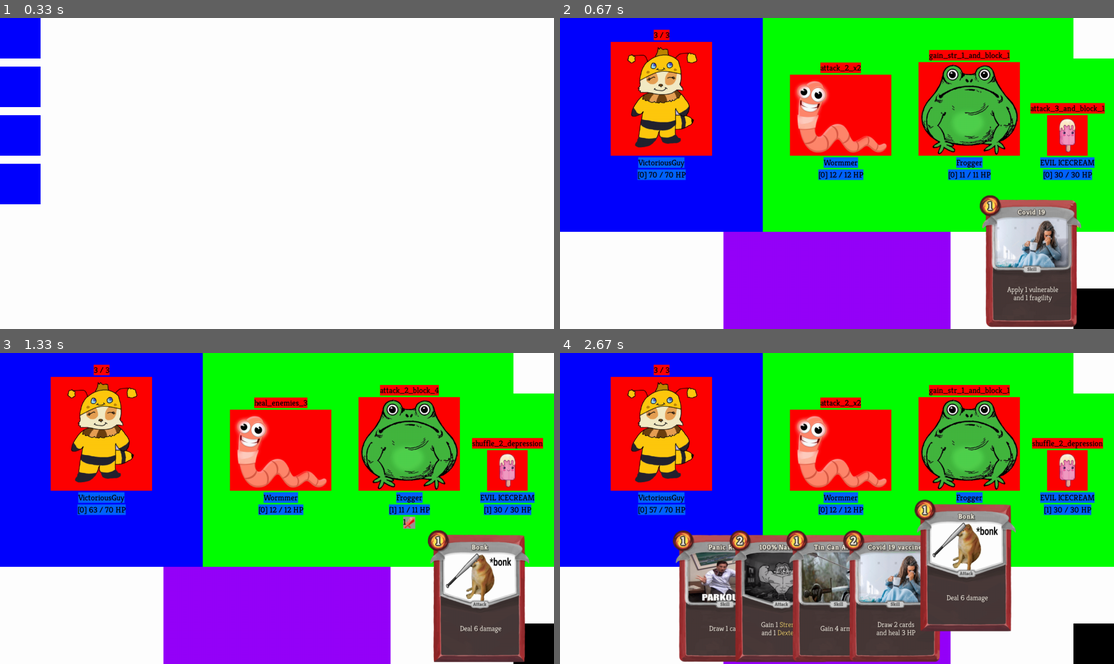
Above: before the commit, frames 1-4 (two rows, left to right).
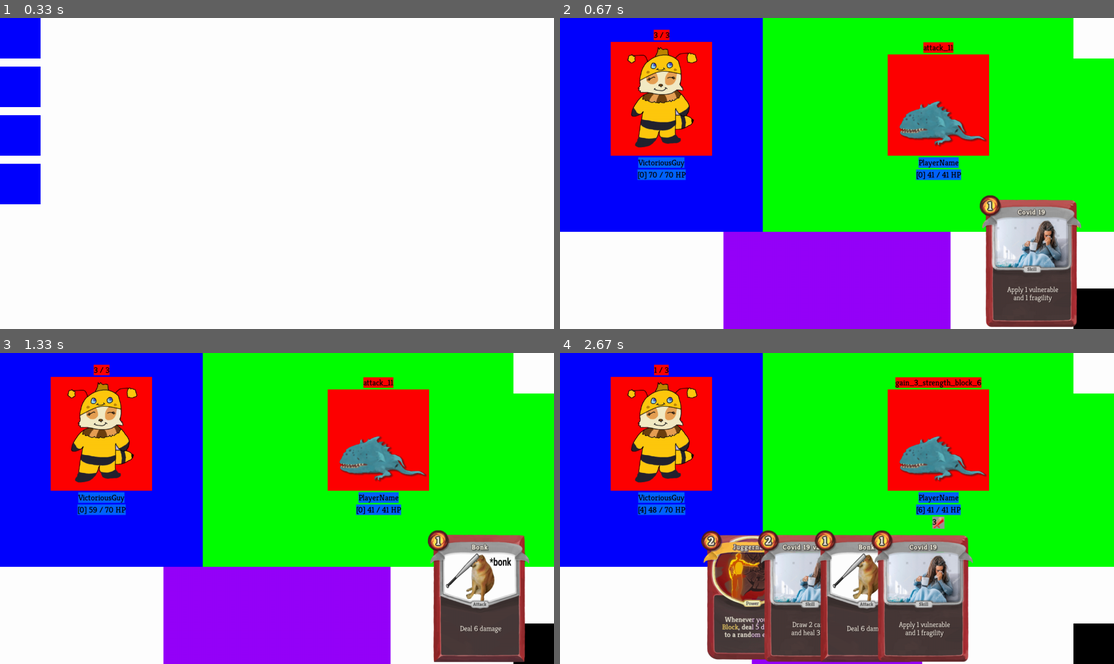
Above: after the commit, the same moments.

Repository: DawidKrolikiewicz/SlayTheSpire-WITH-PYGAME
Game: pygame game, started from CardGame/GameFolder/Code/main.py
The game is run twice, just before and just after one commit, with the same random seed, the same clock (stepped at 60 frames per second) and the same inputs.
Inputs (mouse positions are in pixels of both pictures, inside the frame that each line leads up to):
- Up to frame 1 (0.33 s): no input
- Up to frame 2 (0.67 s): press the mouse at (582, 36) at 0.37 s; move the mouse to (715, 151) at 0.47 s; release the mouse at (853, 263) at 0.6 s
- Up to frame 3 (1.33 s): press the mouse at (454, 595) at 0.7 s; move the mouse to (265, 595) at 0.8 s; release the mouse at (83, 598) at 0.93 s; press the mouse at (531, 642) at 1.03 s; move the mouse to (509, 617) at 1.13 s; release the mouse at (487, 589) at 1.27 s
- Up to frame 4 (2.67 s): press the mouse at (1091, 642) at 1.37 s; move the mouse to (942, 629) at 1.47 s; release the mouse at (787, 617) at 1.6 s; press the mouse at (1091, 642) at 1.7 s; move the mouse to (925, 517) at 1.8 s; release the mouse at (759, 393) at 1.93 s; press the mouse at (997, 595) at 2.03 s; move the mouse to (1019, 492) at 2.13 s; release the mouse at (1041, 390) at 2.27 s; press the mouse at (1097, 595) at 2.37 s; move the mouse to (953, 492) at 2.47 s; release the mouse at (809, 390) at 2.6 s

Frame 1 is identical in both runs. In frame 2, 15% of the frame differs, in the area x 41-99%, y 7-53%; in frame 3, 15%; in frame 4, 35%, in the area x 14-99%, y 3-100%.

Commit message:
SlayTheSpire Act 1 Eneemies
BUG: Juggernaut nie resetuje sie na combat end
UNFINISHED: Jaw Worm nie wybiera akcji tak jak w oryginale (na razie losuje :c)

Diff:
--- a/CardGame/GameFolder/Code/characterFile.py
+++ b/CardGame/GameFolder/Code/characterFile.py
@@ -6,12 +6,12 @@
 
 
 class Character(pygame.sprite.Sprite):
-    def __init__(self, name, health):
+    def __init__(self, name="PlayerName", health=70):
         # GAMEPLAY RELATED
         pygame.sprite.Sprite.__init__(self)
         self.name = name
         self.max_health = health
-        self.cur_health = health
+        self.cur_health = self.max_health
         self.block = 0
         self.dict_of_ongoing = {o.Effect.STRENGTH: o.Strength(),
                                 o.Effect.DEXTERITY: o.Dexterity(),
--- a/CardGame/GameFolder/Code/enemyFile.py
+++ b/CardGame/GameFolder/Code/enemyFile.py
@@ -7,8 +7,11 @@
 # ========================================= Enemy (superclass) =========================================
 
 class Enemy(characterFile.Character):
-    def __init__(self, name, health):
-        super().__init__(name, health)
+    def __init__(self):
+        super().__init__()
+        self.name = "Enemy"
+        self.max_health = 1
+        self.cur_health = self.max_health
         self.list_of_actions = []
         self.next_action = None
 
@@ -45,8 +48,11 @@
 # ========================================== Specific Characters ==========================================
 
 class Frog(Enemy):
-    def __init__(self, name, health):
-        super().__init__(name, health)
+    def __init__(self):
+        super().__init__()
+        self.name = "Frog"
+        self.max_health = 12
+        self.cur_health = self.max_health
         self.image_sprite = pygame.image.load("../Sprites/Characters/Frog.png")
         self.rect_sprite = self.image_sprite.get_rect()
         self.rect_sprite.bottom = 340
@@ -69,8 +75,11 @@
 
 
 class Worm(Enemy):
-    def __init__(self, name, health):
-        super().__init__(name, health)
+    def __init__(self):
+        super().__init__()
+        self.name = "Worm"
+        self.max_health = 11
+        self.cur_health = self.max_health
         self.image_sprite = pygame.image.load("../Sprites/Characters/Worm.png")
         self.rect_sprite = self.image_sprite.get_rect()
         self.rect_sprite.bottom = 340
@@ -93,8 +102,11 @@
 
 
 class Icecream(Enemy):
-    def __init__(self, name, health):
-        super().__init__(name, health)
+    def __init__(self):
+        super().__init__()
+        self.name = "EVIL ICECREAM"
+        self.max_health = 30
+        self.cur_health = self.max_health
         self.image_sprite = pygame.image.load("../Sprites/Characters/Icecream.png")
         self.rect_sprite = self.image_sprite.get_rect()
         self.rect_sprite.bottom = 340
@@ -128,16 +140,60 @@
 
 
 class Cultist(Enemy):
-    def __init__(self, name, health):
-        super().__init__(name, health)
-        self.list_of_actions = [self.attack_5, self.gain_2_str]
+    def __init__(self):
+        super().__init__()
+        self.name = "Cultist Bro"
+        self.max_health = random.randint(48, 54)
+        self.cur_health = self.max_health
+        self.image_sprite = pygame.image.load("../Sprites/Characters/Cultist.png")
+        self.rect_sprite = self.image_sprite.get_rect()
+        self.rect_sprite.bottom = 340
+        self.state = 0
 
-    def attack_5(self, player, list_of_enemies):
-        print(">> Enemy1 attacks!")
-        self.deal_damage(5, player)
-        print(f"==============================================================================")
+    def declare_action(self, player, list_of_enemies):
+        if self.state == 0:
+            self.next_action = self.gain_3_ritual
+            self.state = 1
+        else:
+            self.next_action = self.attack_6
 
-    def gain_2_str(self, player, list_of_enemies):
-        print(">> Enemy puts up his defences!")
-        self.add_strength(2, self)
-        print(f"==============================================================================")
+    def gain_3_ritual(self, player, list_of_enemies):
+        self.add_ritual(3, self)
+
+    def attack_6(self, player, list_of_enemies):
+        self.deal_damage(6, player)
+
+
+class JawWorm(Enemy):
+    def __init__(self):
+        super().__init__()
+        self.name = "Jeff"
+        self.max_health = random.randint(40, 44)
+        self.cur_health = self.max_health
+        self.image_sprite = pygame.image.load("../Sprites/Characters/Jaw Worm.png")
+        self.rect_sprite = self.image_sprite.get_rect()
+        self.rect_sprite.bottom = 340
+
+        self.list_of_actions = [self.attack_11, self.attack_7_block_5, self.gain_3_strength_block_6]
+        self.list_of_previous = []
+        self.state = 0
+
+    def declare_action(self, player, list_of_enemies):
+        if self.state == 0:
+            self.next_action = self.attack_11
+            self.state = 1
+        else:
+            while True:
+                self.next_action = random.choice(self.list_of_actions)  # No weights yet :(
+                break
+
+    def attack_11(self, player, list_of_enemies):
+        self.deal_damage(11, player)
+
+    def attack_7_block_5(self, player, list_of_enemies):
+        self.deal_damage(7, player)
+        self.add_block(5, self)
+
+    def gain_3_strength_block_6(self, player, list_of_enemies):
+        self.add_strength(3, self)
+        self.add_block(6, self)
--- a/CardGame/GameFolder/Code/ongoingFile.py
+++ b/CardGame/GameFolder/Code/ongoingFile.py
@@ -52,10 +52,10 @@
 # ============================= Strength =============================
 
 class Strength(Ongoing):
-    def __init__(self):
-        super().__init__()
-        # GAME RELATED
-        self.intensity = 0
+    def __init__(self, value=0):
+        super().__init__()
+        # GAME RELATED
+        self.intensity = value
         self.value = self.intensity
         # VISUAL RELATED
         self.image = pygame.image.load("../Sprites/Ongoing Icons/StrengthIcon.png")
@@ -71,10 +71,10 @@
 # ============================ Dexterity =============================
 
 class Dexterity(Ongoing):
-    def __init__(self):
-        super().__init__()
-        # GAME RELATED
-        self.intensity = 0
+    def __init__(self, value=0):
+        super().__init__()
+        # GAME RELATED
+        self.intensity = value
         self.value = self.intensity
         # VISUAL RELATED
         self.image = pygame.image.load("../Sprites/Ongoing Icons/DexterityIcon.png")
@@ -90,10 +90,10 @@
 # ============================== Frail ===============================
 
 class Frail(Ongoing):
-    def __init__(self):
-        super().__init__()
-        # GAME RELATED
-        self.duration = 0
+    def __init__(self, value=0):
+        super().__init__()
+        # GAME RELATED
+        self.duration = value
         self.value = self.duration
         # VISUAL RELATED
         self.image = pygame.image.load("../Sprites/Ongoing Icons/FrailIcon.png")
@@ -109,10 +109,10 @@
 # ============================ Vulnerable ============================
 
 class Vulnerable(Ongoing):
-    def __init__(self):
-        super().__init__()
-        # GAME RELATED
-        self.duration = 0
+    def __init__(self, value=0):
+        super().__init__()
+        # GAME RELATED
+        self.duration = value
         self.value = self.duration
         # VISUAL RELATED
         self.image = pygame.image.load("../Sprites/Ongoing Icons/VulnerableIcon.png")
@@ -128,10 +128,10 @@
 # =============================== Weak ===============================
 
 class Weak(Ongoing):
-    def __init__(self):
-        super().__init__()
-        # GAME RELATED
-        self.duration = 0
+    def __init__(self, value=0):
+        super().__init__()
+        # GAME RELATED
+        self.duration = value
         self.value = self.duration
         # VISUAL RELATED
         self.image = pygame.image.load("../Sprites/Ongoing Icons/WeakIcon.png")
@@ -149,10 +149,10 @@
 # ============================== Ritual ==============================
 
 class Ritual(Ongoing):
-    def __init__(self):
-        super().__init__()
-        # GAME RELATED
-        self.intensity = 0
+    def __init__(self, value=0):
+        super().__init__()
+        # GAME RELATED
+        self.intensity = value
         self.value = self.intensity
         # VISUAL RELATED
         self.image = pygame.image.load("../Sprites/Ongoing Icons/RitualIcon.png")
@@ -170,10 +170,10 @@
 # ============================== CurlUp ==============================
 
 class CurlUp(Ongoing):
-    def __init__(self):
-        super().__init__()
-        # GAME RELATED
-        self.intensity = 0
+    def __init__(self, value=0):
+        super().__init__()
+        # GAME RELATED
+        self.intensity = value
         self.value = self.intensity
         # VISUAL RELATED
         self.image = pygame.image.load("../Sprites/Ongoing Icons/CurlUpIcon.png")
@@ -186,7 +186,6 @@
         super().update(character, screen)
 
     def action(self, character):
-        print(f"XXXXXXXXXXXXXXXXXX>> {character.name}")
         character.add_block(self.intensity, character)
         del character.dict_of_ongoing[Effect.CURLUP]
 
@@ -196,10 +195,10 @@
 # ============================ Juggernaut ============================
 
 class Juggernaut(Ongoing):
-    def __init__(self):
-        super().__init__()
-        # GAME RELATED
-        self.intensity = 0
+    def __init__(self, value=0):
+        super().__init__()
+        # GAME RELATED
+        self.intensity = value
         self.value = self.intensity
         # VISUAL RELATED
         self.image = pygame.image.load("../Sprites/Ongoing Icons/JuggernautIcon.png")
--- a/CardGame/GameFolder/Code/playerFile.py
+++ b/CardGame/GameFolder/Code/playerFile.py
@@ -19,6 +19,7 @@
 class Player(characterFile.Character):
     def __init__(self, name, health, starting_deck):
         super().__init__(name, health)
+        self.floor = 0
         self.run_deck = starting_deck
         self.max_hand_size = 10
         self.deck = []
--- a/CardGame/GameFolder/Code/roomsFile.py
+++ b/CardGame/GameFolder/Code/roomsFile.py
@@ -217,7 +217,11 @@
 
     def _get_random_combat(self):
         # Get random combat encounter from the list
-        fights = [[enemyFile.Worm("Wormmer", 12), enemyFile.Frog("Frogger", 11), enemyFile.Icecream("EVIL ICECREAM", 30)]]
+        fights = ([enemyFile.Cultist()],
+                  [enemyFile.JawWorm()],
+                  [enemyFile.Frog(), enemyFile.Frog(), enemyFile.Worm()],
+                  [enemyFile.Worm(), enemyFile.Icecream(), enemyFile.Worm()]
+                  )
         self.list_of_enemies += random.choice(fights)
 
     def _position_enemies(self):
Binary file added: CardGame/GameFolder/Sprites/Characters/Cultist.png
Binary file added: CardGame/GameFolder/Sprites/Characters/Jaw Worm.png
